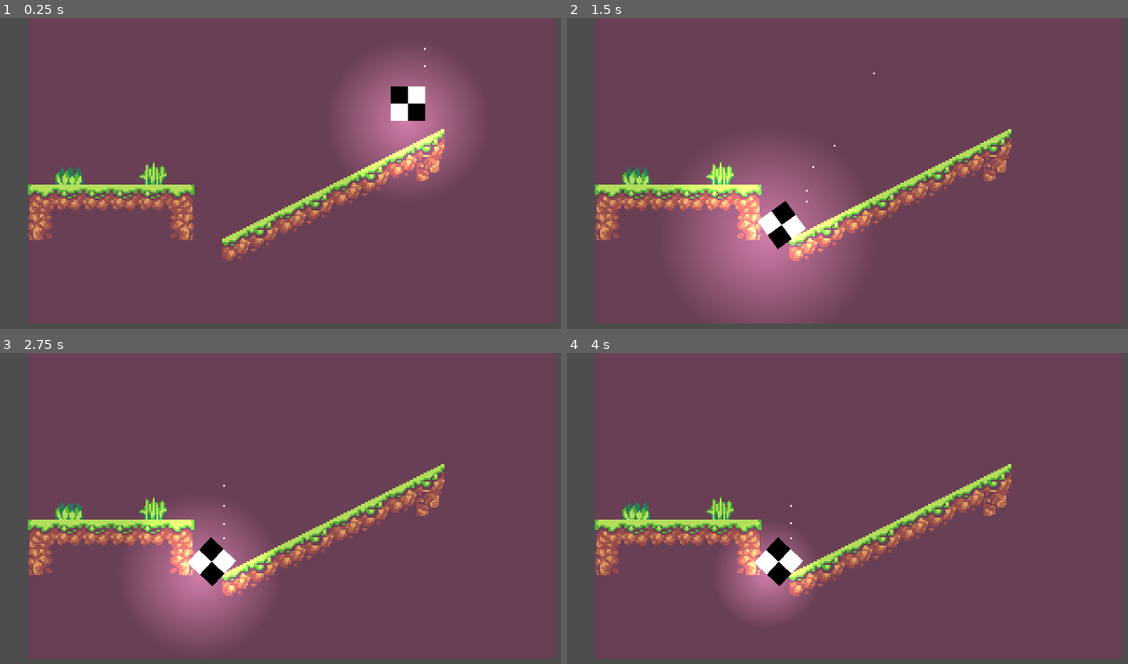
Above: before the commit, frames 1-4 (two rows, left to right).
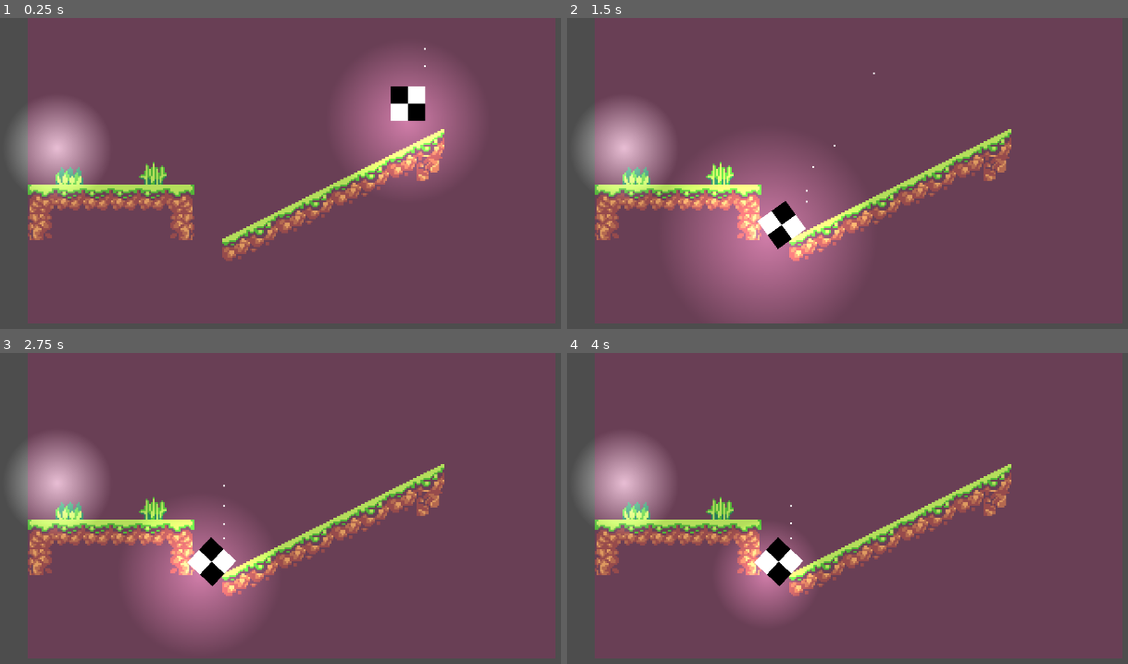
Above: after the commit, the same moments.

Repository: shoggoth/VaultsOfZin
Game: Godot game, scene res://scene/game.tscn
Same seed, same stepped clock (60 frames per second), same inputs: the game is played once before the commit and once after it.
Inputs:
- Up to frame 1 (0.25 s): no input
- Up to frame 2 (1.5 s): no input
- Up to frame 3 (2.75 s): no input
- Up to frame 4 (4 s): no input

The runs differ from the first frame. In frame 1, 3.5% of the frame differs, in the area x 2-19%, y 27-57%; in frame 2, 3.5%; in frame 3, 3.5%; in frame 4, 3.5%.

Commit message:
Added Additive sprite

Diff:
--- a/scene/game.tscn
+++ b/scene/game.tscn
@@ -50,6 +50,10 @@
 "light_rot": SubResource("Animation_wttqy")
 }
 
+[sub_resource type="CanvasItemMaterial" id="CanvasItemMaterial_s0x65"]
+blend_mode = 1
+light_mode = 1
+
 [node name="Game" type="Node"]
 script = ExtResource("1_3te1s")
 
@@ -86,3 +90,9 @@
 "": SubResource("AnimationLibrary_ackxd")
 }
 autoplay = "light_rot"
+
+[node name="Additive" type="Sprite2D" parent="."]
+modulate = Color(1, 1, 1, 0.501961)
+material = SubResource("CanvasItemMaterial_s0x65")
+position = Vector2(17, 75)
+texture = ExtResource("3_frxuw")
Not shown: 1 places in scene/game.tscn that only renumber resources
